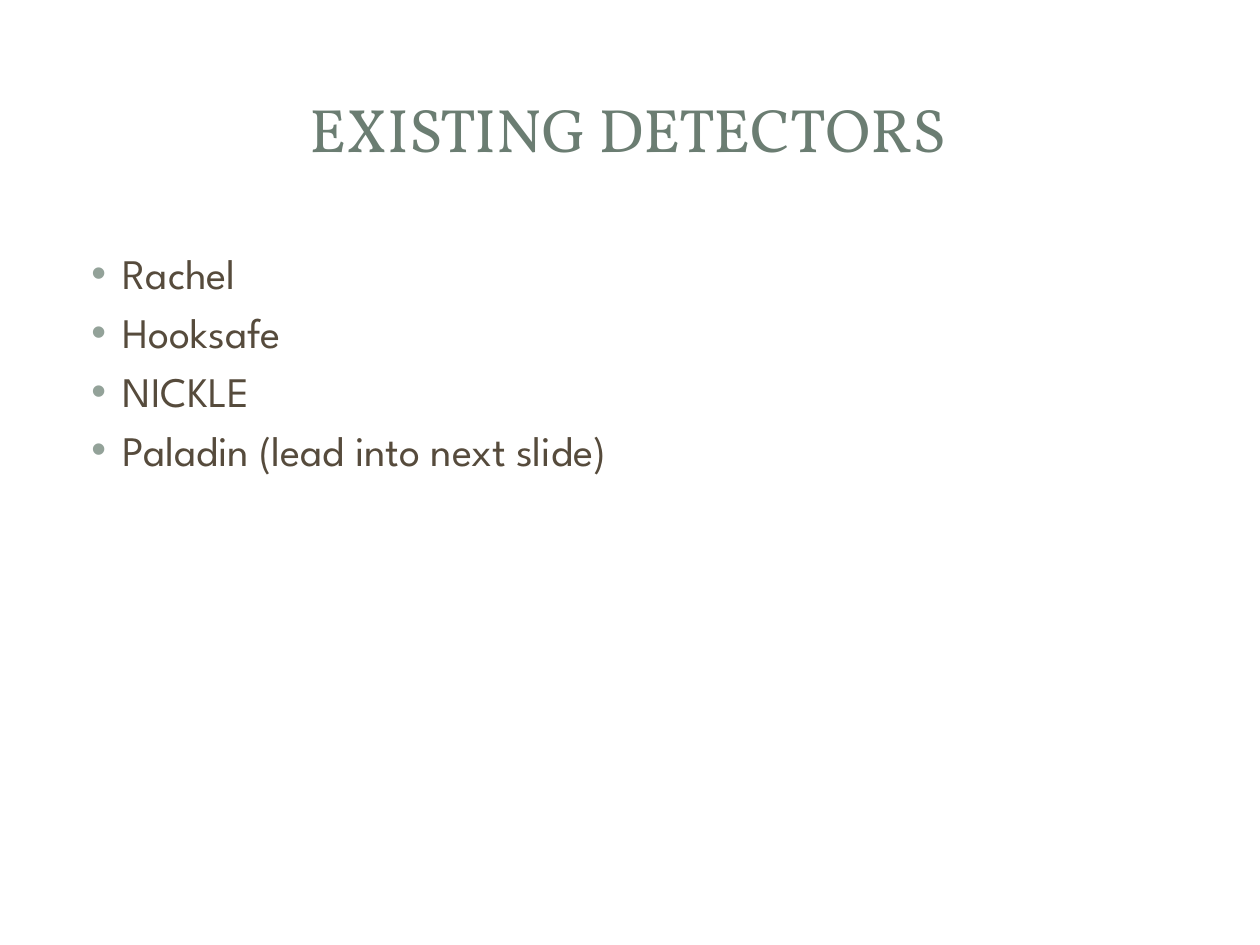
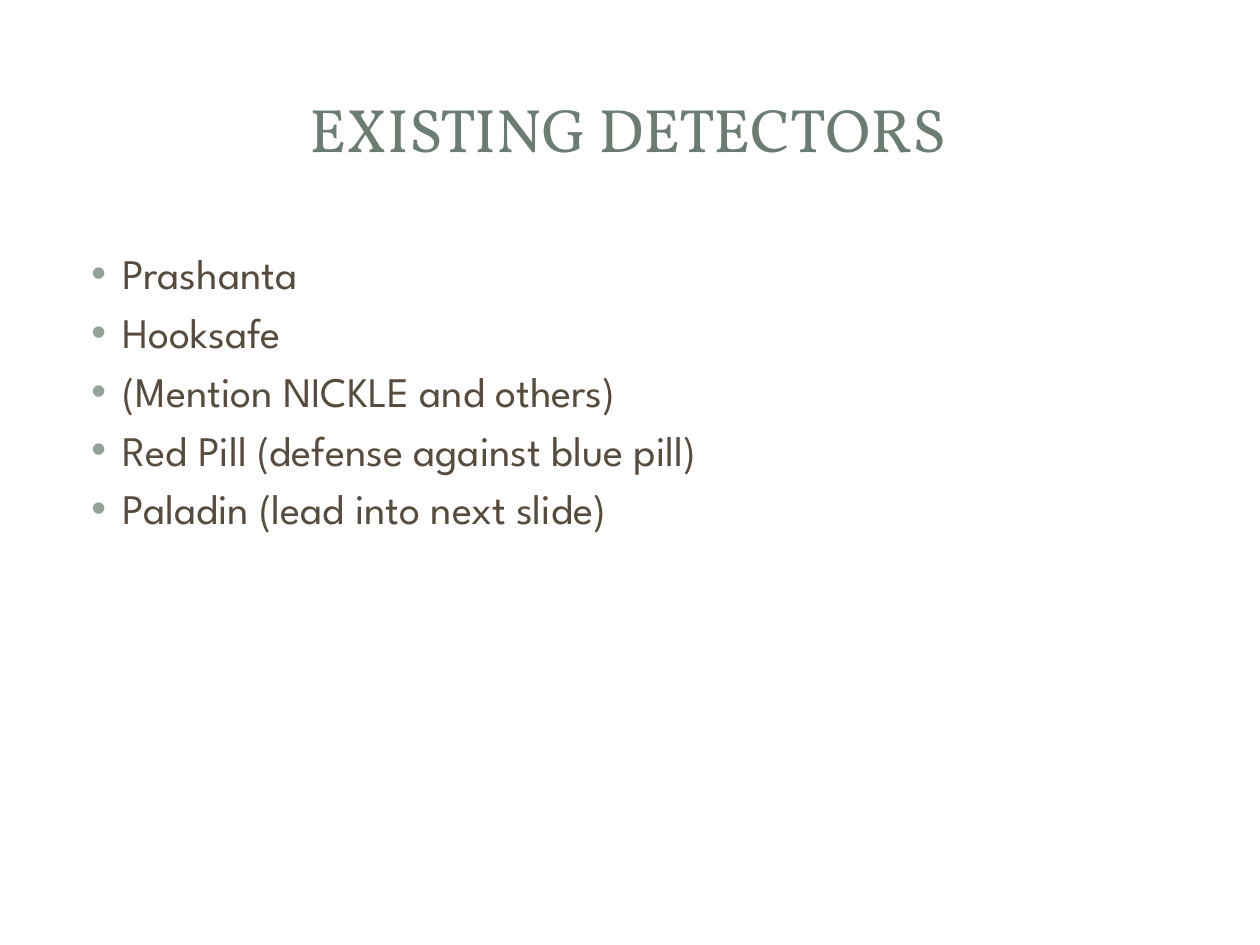
Before and after one commit to mjmalkowski11023/Computer-Security-2013, a slide deck: slide 9 of VMBR_Presentation.pptx. Drawn at 1260x945 pixels with LibreOffice and Linux fonts; fonts in the diff are those of the drawing; background and template pictures are left out. Boxes give left, top, right and bottom in pixels: in the first picture for what was removed or moved away, otherwise in the second. Text is boxed around its words. In the diff, an @@ line names an element or a change of style, - is before the commit and + after.

```diff
--- a/VMBR_Presentation.pptx
+++ b/VMBR_Presentation.pptx
@@ text at bbox=[123, 260, 297, 290]: text changed @@
-• Rachel
+• Prashanta
@@ text at bbox=[123, 378, 696, 475]: text changed @@
-• NICKLE
+• (Mention NICKLE and others)
+• Red Pill (defense against blue pill)
```
Also in this commit, not shown: 3 other slides changed.
